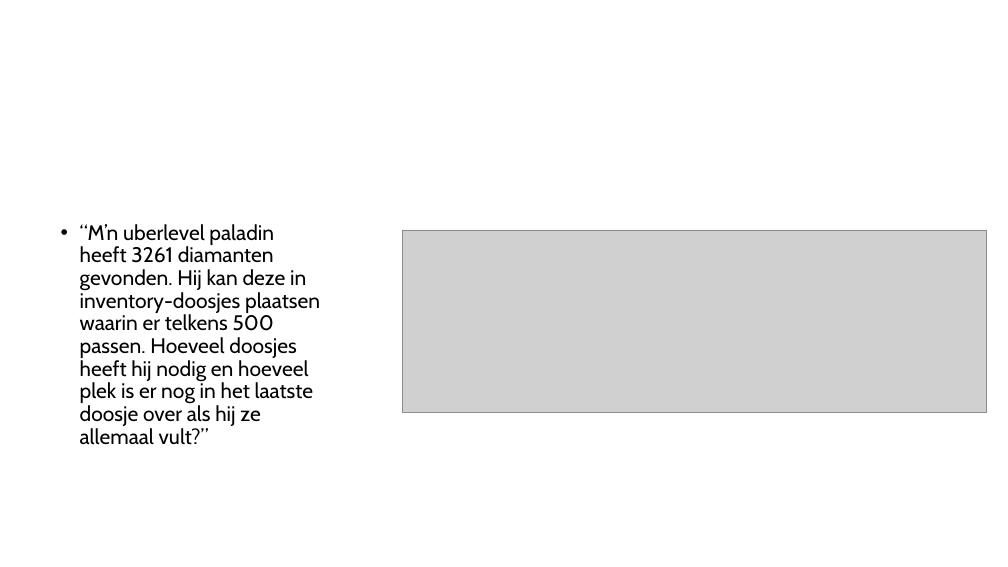
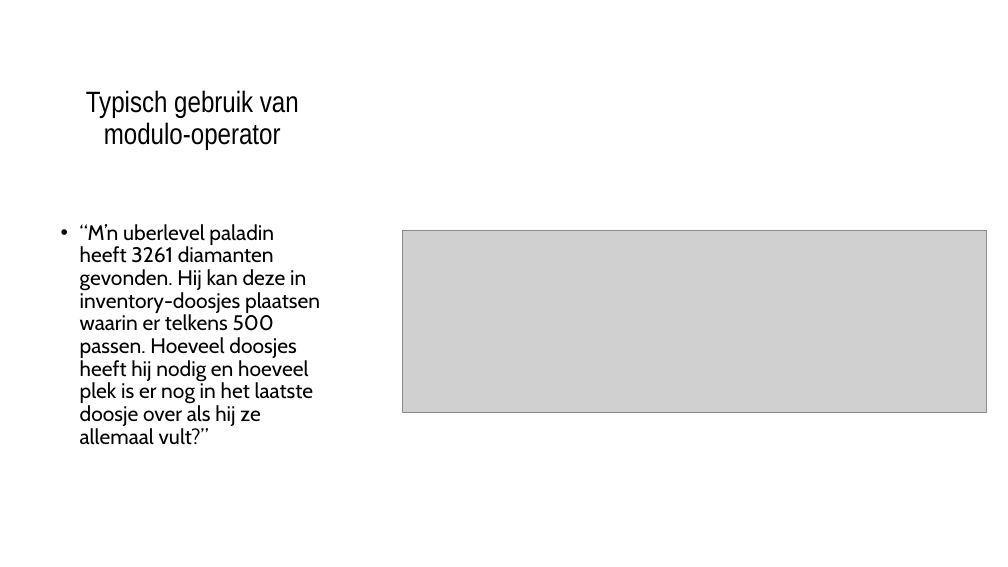
Before and after one commit to timdams/csharpbook, a slide deck: slide 7 of _SLIDES/2020/H2- De basiconcepten van cs/H2_4_Expressies en operatorn.pptx. Drawn at 1008x567 pixels with LibreOffice and Linux fonts; fonts in the diff are those of the drawing; grey boxes stand for pictures; background and template pictures are left out. Boxes give left, top, right and bottom in pixels: in the first picture for what was removed or moved away, otherwise in the second. Text is boxed around its words. In the diff, an @@ line names an element or a change of style, - is before the commit and + after.

```diff
--- a/_SLIDES/2020/H2- De basiconcepten van cs/H2_4_Expressies en operatorn.pptx
+++ b/_SLIDES/2020/H2- De basiconcepten van cs/H2_4_Expressies en operatorn.pptx
@@ title "Typisch gebruik van modulo-operator" at [53, 53, 331, 185]: text colour #FFFFFF to #000000 @@
```
Also in this commit, not shown: 2 other slides changed, 1 slide added, 6 other files.
